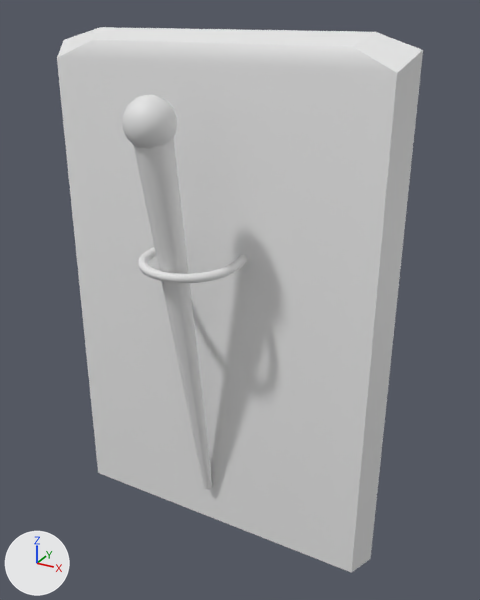
One commit to the FBX model Assets/Art/Models/Props/Torch.fbx: the scene before it, then after it.
Rendered twice from a camera (50 mm lens) standing at (0.217, -0.199, 0.26) and looking at (0.114, -0.012, 0.166). Every picture has the same lights, and +X, +Y and +Z are marked at lower left. Where no turn or scale is listed for an object, it has been applied to the vertices.
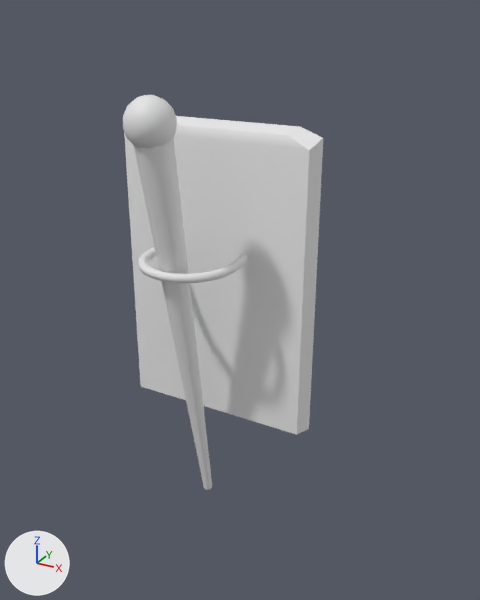
Where the newer file only moved an object's origin or applied its transform, the numbers keep the older frame.

Pixel boxes (x1, y1, x2, y2) of what changed, in the pictures (480 x 600 px; the box of a moved part takes in the faces that stretch with it):
'Box001', reshaped (45% narrower, 28% shorter): before (57, 27, 423, 573); after (123, 95, 323, 490)
part 1 of me_mesh, moved or reshaped: before (57, 27, 423, 573); after (124, 116, 323, 435)

Diff of the bpy script that builds the scene:
```diff
--- a/Assets/Art/Models/Props/Torch.fbx.py
+++ b/Assets/Art/Models/Props/Torch.fbx.py
@@ me_mesh @@
 me_mesh.from_pydata(...)  # 293 vertices, 275 faces; spans x -0.066..0.066, y -0.024..0.024, z -0.095..0.095
 # used by ob_box001; location = (0.1006, -0.0235, 0.1585)
+# me_mesh part 1: the loose piece of 12 vertices spanning x -0.066..0.066, y 0.011..0.024, z -0.095..0.095 is scaled about its middle by 0.578, then moved by (0.0, 0.0, 0.012)
```
